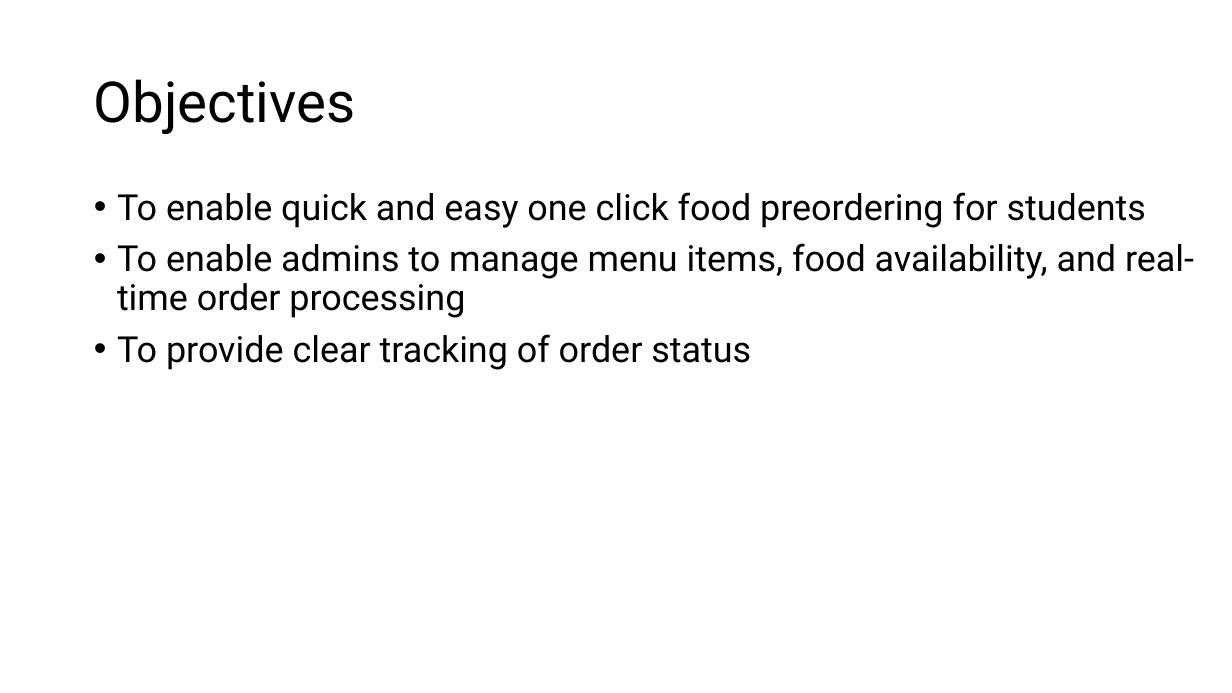
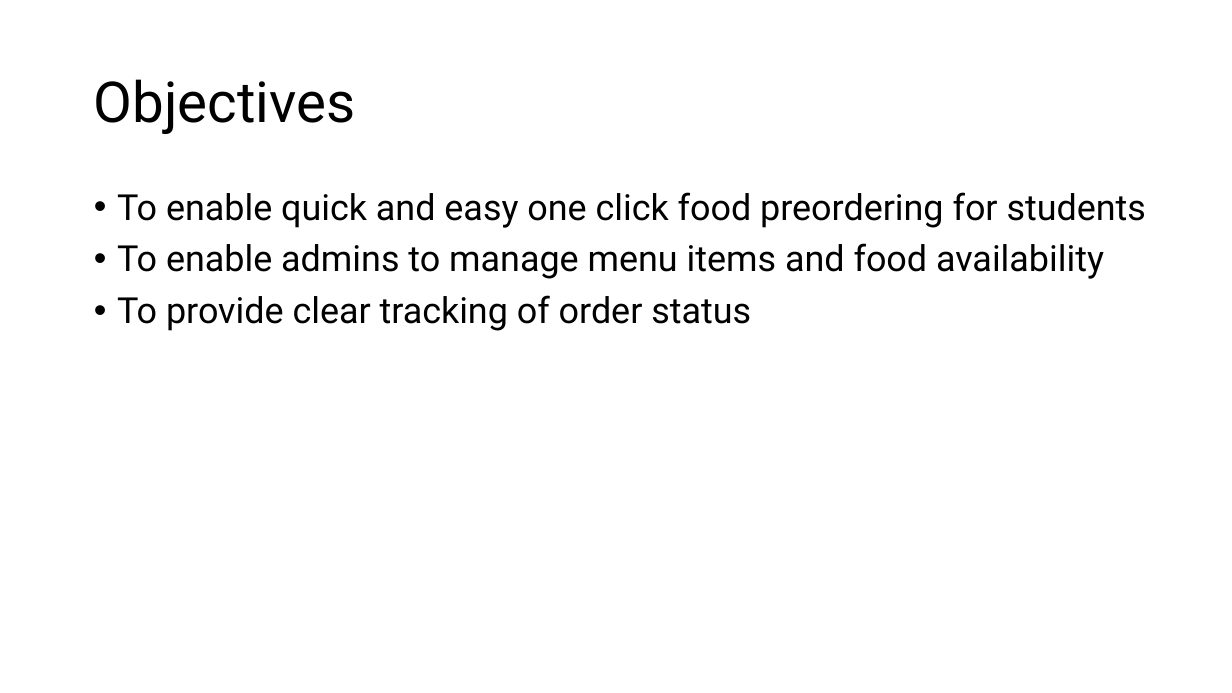
Before and after one commit to Lumineskz/project-ii-main, a slide deck: slide 3 of Slides/Proposal Defense.pptx. Drawn at 1232x693 pixels with LibreOffice and Linux fonts; fonts in the diff are those of the drawing. Boxes give left, top, right and bottom in pixels: in the first picture for what was removed or moved away, otherwise in the second. Text is boxed around its words. In the diff, an @@ line names an element or a change of style, - is before the commit and + after.

```diff
--- a/Slides/Proposal Defense.pptx
+++ b/Slides/Proposal Defense.pptx
@@ text at box(117, 243, 1104, 279): text changed @@
-• To enable admins to manage menu items, food availability, and real-time order processing
+• To enable admins to manage menu items and food availability
```
Also in this commit, not shown: 4 other slides changed, 8 other files.
